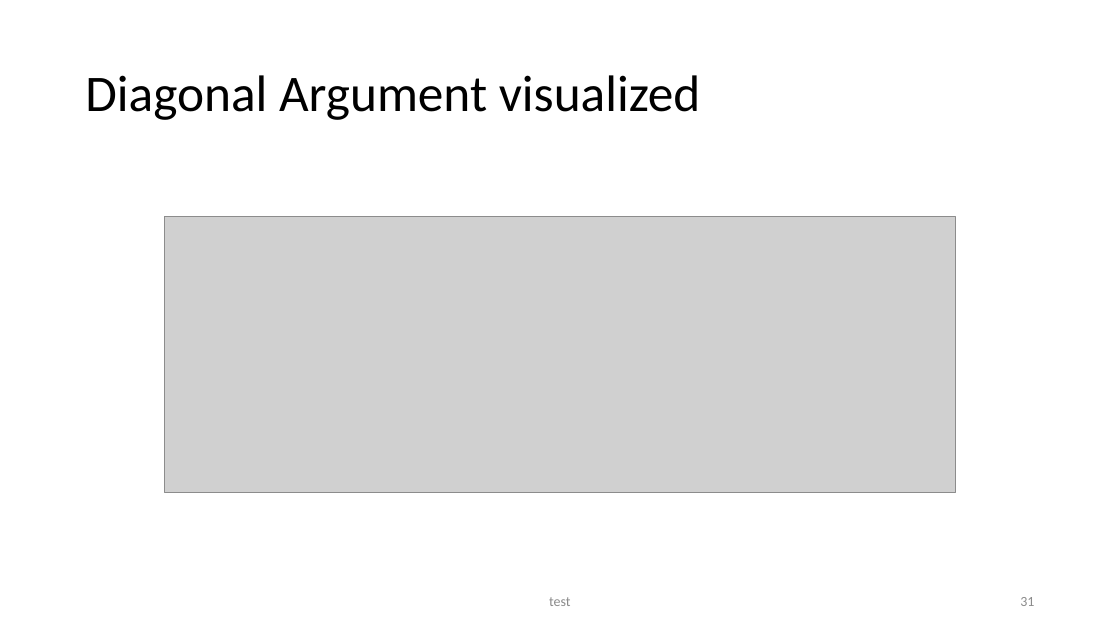
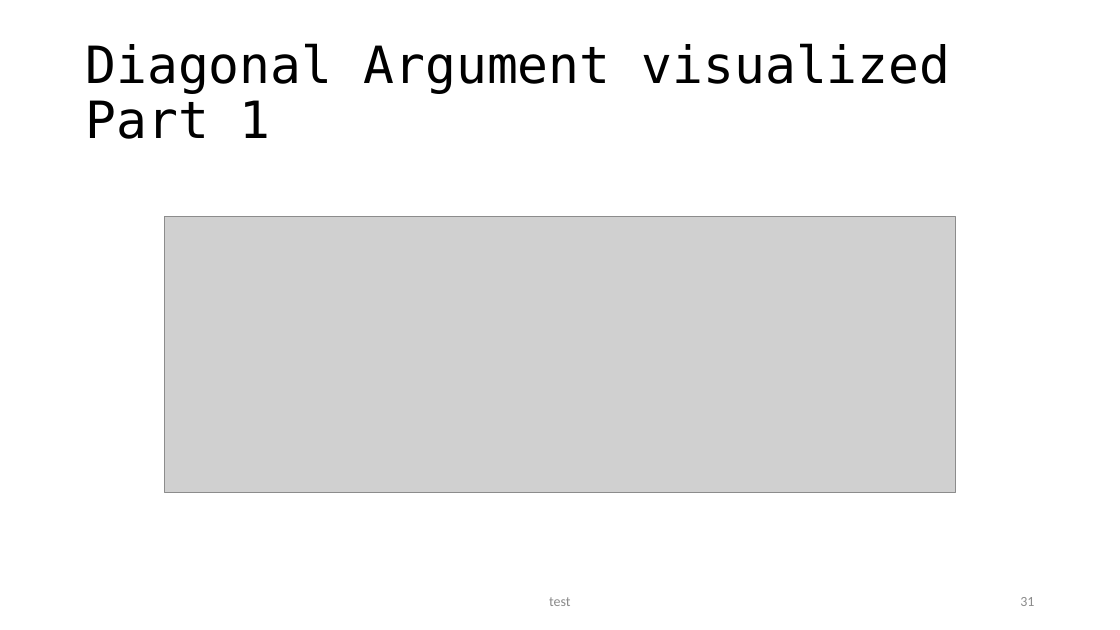
Before and after one commit to seanwestfall/algorithm_w_presentation, a slide deck: slide 30 of Presentation1.pptx. Drawn at 1120x630 pixels with LibreOffice and Linux fonts; fonts in the diff are those of the drawing; grey boxes stand for pictures. Boxes give left, top, right and bottom in pixels: in the first picture for what was removed or moved away, otherwise in the second. Text is boxed around its words. In the diff, an @@ line names an element or a change of style, - is before the commit and + after.

```diff
--- a/Presentation1.pptx
+++ b/Presentation1.pptx
@@ title at (85,43,951,139): text changed; font Calibri to DejaVu Sans Mono @@
-Diagonal Argument visualized
+Diagonal Argument visualized Part 1
```
Also in this commit, not shown: 6 other slides changed, 1 slide added.
